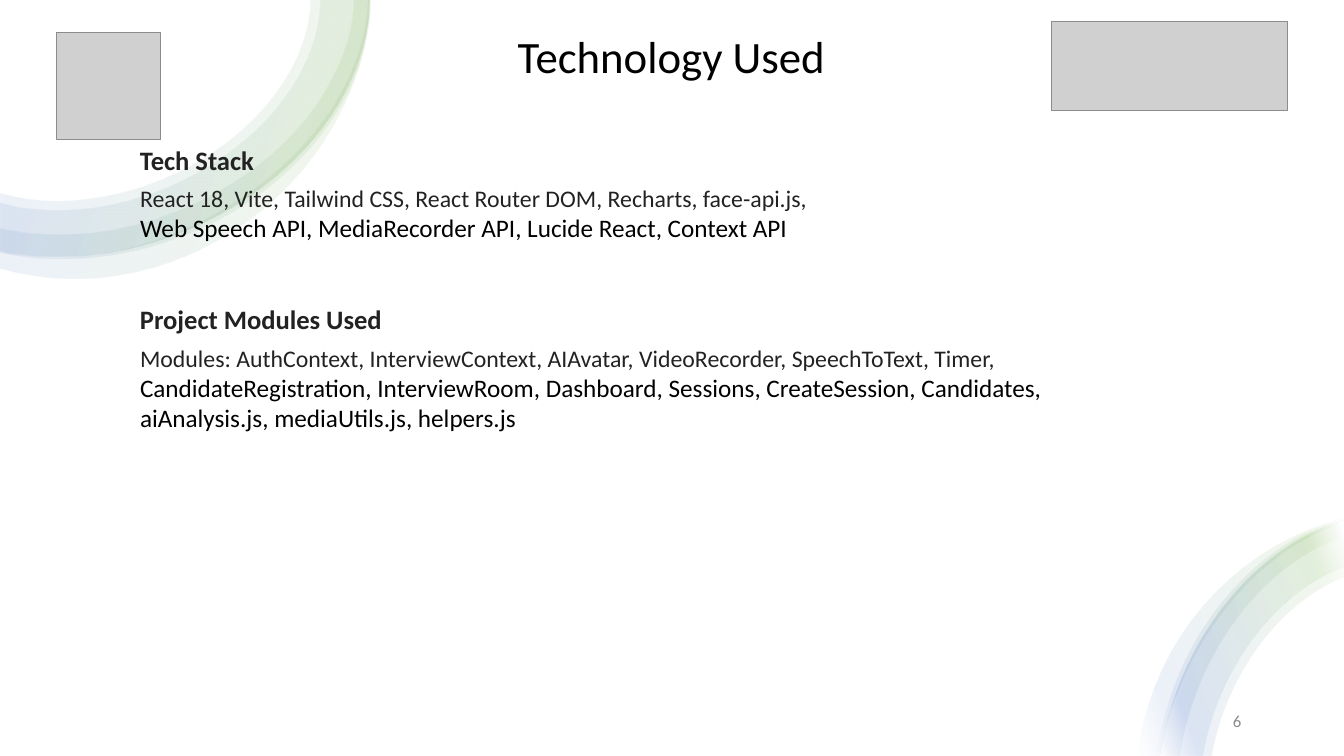
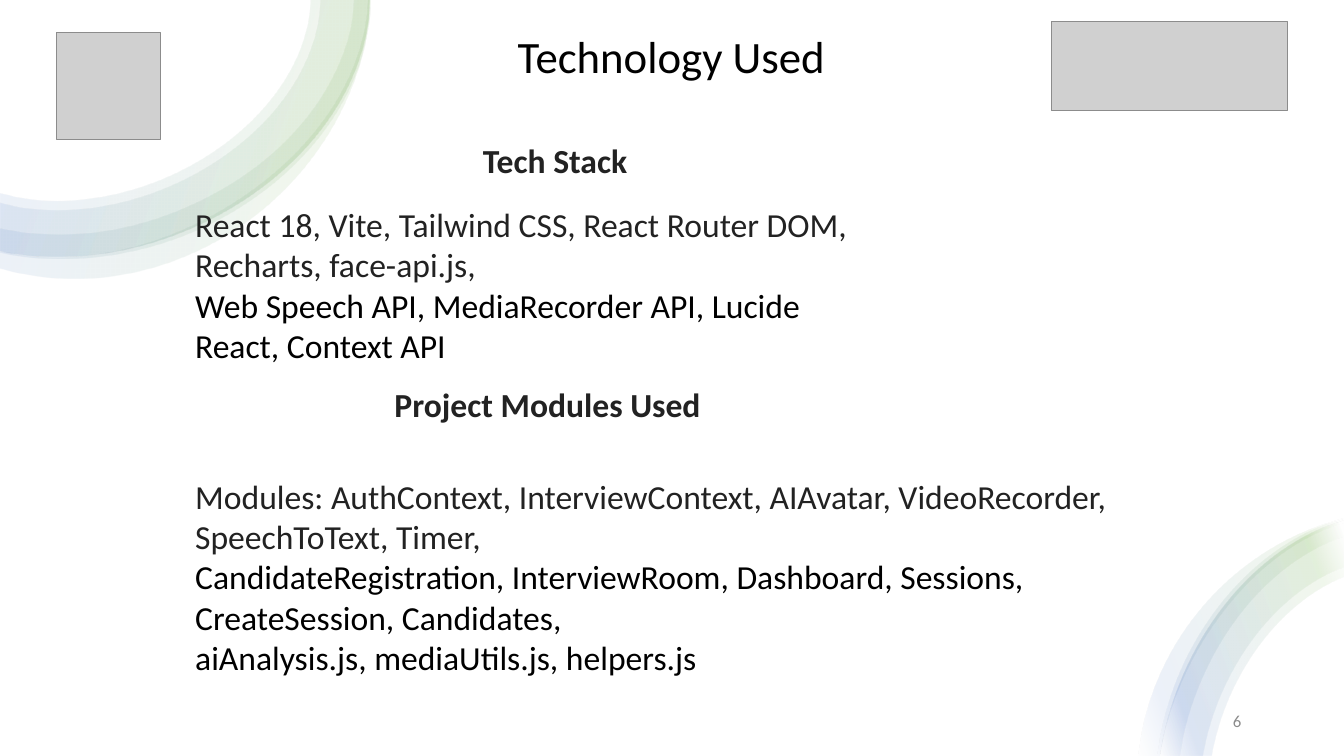
Before and after one commit to Shlokabhishek/Interview_Taker, a slide deck: slide 6 of AI_Viewers_Hackathon_Presentation_v2_symbols.pptx. Drawn at 1344x756 pixels with LibreOffice and Linux fonts; fonts in the diff are those of the drawing; grey boxes stand for pictures. Boxes give left, top, right and bottom in pixels: in the first picture for what was removed or moved away, otherwise in the second. Text is boxed around its words. In the diff, an @@ line names an element or a change of style, - is before the commit and + after.

```diff
--- a/AI_Viewers_Hackathon_Presentation_v2_symbols.pptx
+++ b/AI_Viewers_Hackathon_Presentation_v2_symbols.pptx
@@ text "Tech Stack": place and size @@
-text "Tech Stack" at <box>140,151,253,170</box>
+text "Tech Stack" at <box>483,149,627,174</box>
@@ text "Tech Stack" at <box>483,149,627,174</box>: size 19 to 24 pt @@
@@ text "React 18, Vite, Tailwind CSS, ...": place and size @@
-text "React 18, Vite, Tailwind CSS, ..." at <box>140,190,807,241</box>
+text "React 18, Vite, Tailwind CSS, ..." at <box>195,213,847,362</box>
@@ text "React 18, Vite, Tailwind CSS, ..." at <box>195,213,847,362</box>: size 17 to 24 pt in "React 18, Vite, Tailwind CSS, React Router ..."; size 18 to 24 pt in "Web Speech API, MediaRecorder API, Lucide React, ..." @@
@@ text "Project Modules Used" at <box>394,393,700,423</box>: size 19 to 24 pt @@
@@ text "Project Modules Used": place and size @@
-text "Project Modules Used" at <box>140,310,381,334</box>
+text "Project Modules Used" at <box>394,393,700,423</box>
@@ text "Modules: AuthContext, InterviewContext, AIAvatar, VideoRecor ...": place and size @@
-text "Modules: AuthContext, InterviewContext, AIAvatar, VideoRecor ..." at <box>140,350,1041,432</box>
+text "Modules: AuthContext, InterviewContext, AIAvatar, VideoRecor ..." at <box>195,485,1106,676</box>
@@ text "Modules: AuthContext, InterviewContext, AIAvatar, VideoRecor ..." at <box>195,485,1106,676</box>: size 17 to 24 pt in "Modules: AuthContext, InterviewContext, AIAvatar, VideoRecor ..."; size 18 to 24 pt in "CandidateRegistration, InterviewRoom, Dashboard, Sessions, C ...", "aiAnalysis.js, mediaUtils.js, helpers.js" @@
```
Also in this commit, not shown: 5 other slides changed, 15 other files.
